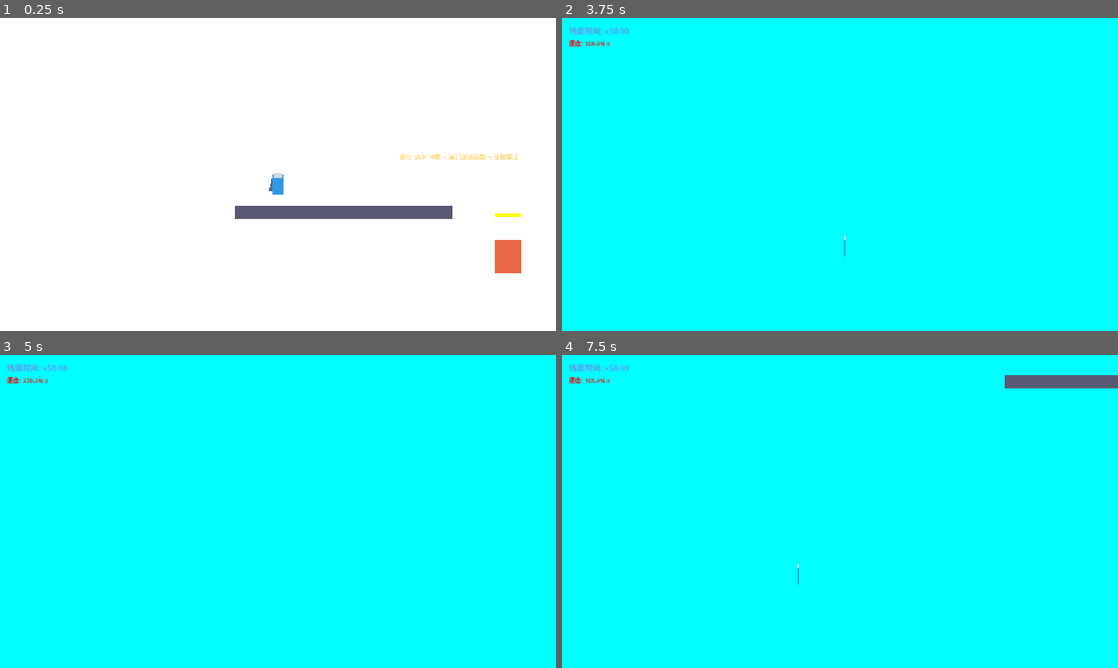
Above: before the commit, frames 1-4 (two rows, left to right).
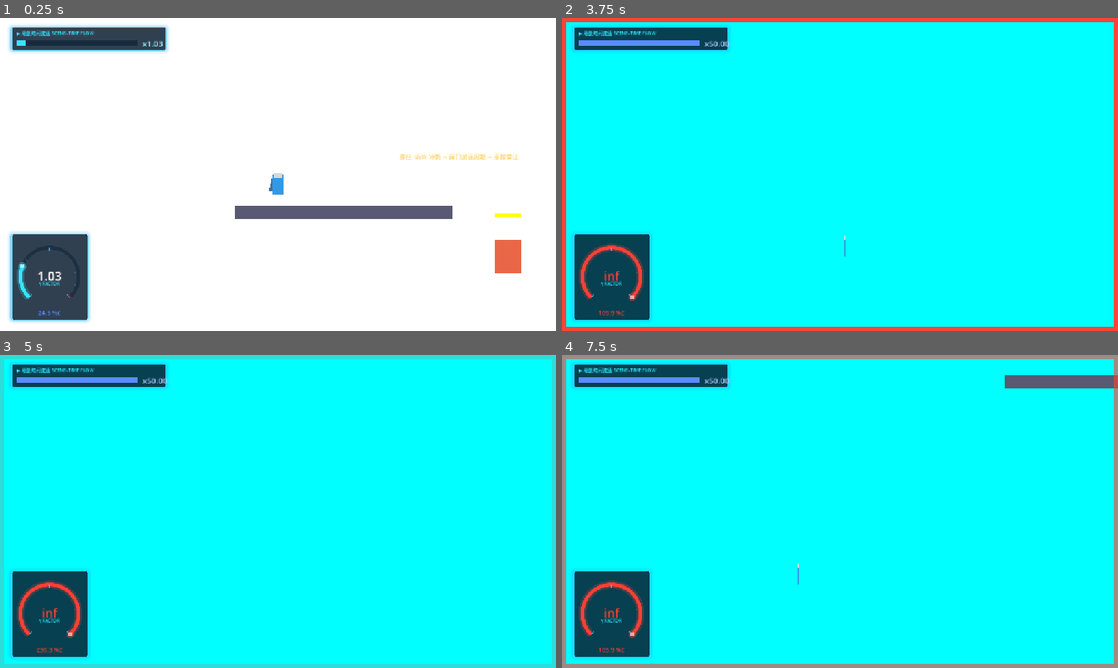
Above: after the commit, the same moments.

Repository: moss-550-w/Relativity-Puzzle
Game: Godot game, scene res://scenes/world_1_lorentz/level_1_1.tscn
The game is run twice, just before and just after one commit, with the same random seed, the same clock (stepped at 60 frames per second) and the same inputs.
Inputs:
- Up to frame 1 (0.25 s): no input
- Up to frame 2 (3.75 s): hold Shift (sprint) 0.53-1.28 s; hold D (move_right) 0.53-2.03 s; tap Space (jump) at 0.77, 1.52, 3.02 s; tap Shift (sprint) at 1.35, 2.85 s; hold A (move_left) 2.03-2.78 s; hold Shift (sprint) 2.03-2.78 s; hold D (move_right) from 2.78 s (still down); hold Shift (sprint) from 3.53 s (still down)
- Up to frame 3 (5 s): tap Space (jump) at 3.77, 4.52 s; tap Enter at 4.25 s; release D (move_right) at 4.28 s; release Shift (sprint) at 4.28 s; hold A (move_left) from 4.28 s (still down); tap Shift (sprint) at 4.35 s
- Up to frame 4 (7.5 s): release A (move_left) at 5.03 s; hold D (move_right) 5.03-5.78 s; hold Shift (sprint) 5.03-5.78 s; tap R (reset_puzzle) at 5.75 s; hold A (move_left) 5.78-7.28 s; tap Shift (sprint) at 5.85, 7.35 s; tap Space (jump) at 6.02, 6.77 s; hold Shift (sprint) 6.53-7.28 s; hold D (move_right) from 7.28 s (still down)

The runs differ from the first frame. In frame 1, 6.8% of the frame differs, in the area x 1-31%, y 2-98%; in frame 2, 10%, in the area x 0-100%, y 0-100%; in frame 3, 10%; in frame 4, 10%.

Commit message:
refactor(ui): 重构HUD系统，拆分仪表组件并全面重写UI布局
- 新增hud_gauge自定义环形速度仪表组件
- 重写relative_clock的UI构建逻辑，模块化拆分各UI元素
- 移除level_1_1中内嵌的旧HUD代码，复用新HUD组件
- 添加时间流速条、警告脉冲边框、美化的Toast提示

Diff:
--- a/scenes/world_1_lorentz/level_1_1.gd
+++ b/scenes/world_1_lorentz/level_1_1.gd
@@ -49,49 +49,6 @@
 	hud.name = "HUD"
 	hud.layer = 10
 	hud.set_script(script)
-
-	var vbox := VBoxContainer.new()
-	vbox.name = "VBox"
-	vbox.anchor_right = 1.0
-	vbox.offset_left = 16.0
-	vbox.offset_top = 16.0
-	vbox.offset_right = -800.0
-	vbox.offset_bottom = 86.0
-
-	var scale_label := Label.new()
-	scale_label.name = "ScaleLabel"
-	scale_label.text = "场景时间: x1.00"
-	scale_label.add_theme_font_size_override("font_size", 18)
-	vbox.add_child(scale_label)
-
-	var speed_label := Label.new()
-	speed_label.name = "SpeedLabel"
-	speed_label.text = "速度: 0.0% c"
-	speed_label.add_theme_font_size_override("font_size", 14)
-	vbox.add_child(speed_label)
-	hud.add_child(vbox)
-
-	var toast := Label.new()
-	toast.name = "ToastLabel"
-	toast.visible = false
-	toast.anchor_bottom = 1.0
-	toast.anchor_right = 1.0
-	toast.offset_left = 40.0
-	toast.offset_top = -120.0
-	toast.offset_right = -40.0
-	toast.offset_bottom = -80.0
-	toast.horizontal_alignment = HORIZONTAL_ALIGNMENT_CENTER
-	toast.vertical_alignment = VERTICAL_ALIGNMENT_CENTER
-	toast.add_theme_font_size_override("font_size", 22)
-	hud.add_child(toast)
-
-	var toast_timer := Timer.new()
-	toast_timer.name = "ToastTimer"
-	toast_timer.one_shot = true
-	toast_timer.wait_time = 3.0
-	hud.add_child(toast_timer)
-	if not toast_timer.timeout.is_connected(hud._on_toast_timer_timeout):
-		toast_timer.timeout.connect(hud._on_toast_timer_timeout)
 	add_child(hud)
 
 
--- /dev/null
+++ b/scripts/ui/hud_gauge.gd
@@ -0,0 +1,51 @@
+extends Control
+## 科幻环形仪表 — 显示速度占光速比例 (0 → c)
+## 自定义绘制：背景轨道 + 辉光填充弧 + 刻度 + 红线警示段
+
+
+var ratio: float = 0.0          # 填充比例 [0,1]（speed / c）
+var glow_color: Color = Color(0.2, 0.9, 1.0)
+var redline_ratio: float = 0.99 # 红线位置（占满比例）
+
+const START_ANGLE := 0.75 * PI  # 起始角（左下）
+const END_ANGLE := 2.25 * PI    # 结束角（右下），共 270°
+const ARC_WIDTH := 7.0
+
+
+func set_values(r: float, glow: Color) -> void:
+	ratio = clampf(r, 0.0, 1.0)
+	glow_color = glow
+	queue_redraw()
+
+
+func _draw() -> void:
+	var center := size / 2.0
+	var radius := minf(size.x, size.y) / 2.0 - 8.0
+	var span := END_ANGLE - START_ANGLE
+
+	# --- 背景轨道 ---
+	draw_arc(center, radius, START_ANGLE, END_ANGLE, 96, Color(0.08, 0.16, 0.24, 0.7), ARC_WIDTH, true)
+
+	# --- 红线警示段（末端 1% 标红底）---
+	var rl_start := START_ANGLE + span * redline_ratio
+	draw_arc(center, radius, rl_start, END_ANGLE, 12, Color(0.8, 0.1, 0.1, 0.5), ARC_WIDTH, true)
+
+	# --- 填充弧（双层模拟辉光）---
+	if ratio > 0.001:
+		var fill_end := START_ANGLE + span * ratio
+		draw_arc(center, radius, START_ANGLE, fill_end, 96, Color(glow_color.r, glow_color.g, glow_color.b, 0.22), ARC_WIDTH * 2.4, true)
+		draw_arc(center, radius, START_ANGLE, fill_end, 96, glow_color, ARC_WIDTH, true)
+		# 端点亮点
+		var tip := center + Vector2(cos(fill_end), sin(fill_end)) * radius
+		draw_circle(tip, 5.0, Color(1, 1, 1, 0.9))
+		draw_circle(tip, 9.0, Color(glow_color.r, glow_color.g, glow_color.b, 0.4))
+
+	# --- 刻度 ---
+	var ticks := 10
+	for i in ticks + 1:
+		var a := START_ANGLE + span * (float(i) / ticks)
+		var outer := center + Vector2(cos(a), sin(a)) * radius
+		var inner := center + Vector2(cos(a), sin(a)) * (radius - 9.0)
+		var major := (i % 5 == 0)
+		var col := Color(0.4, 0.8, 1.0, 0.6) if major else Color(0.3, 0.55, 0.7, 0.4)
+		draw_line(inner, outer, col, 2.0 if major else 1.0)
--- a/scripts/ui/relative_clock.gd
+++ b/scripts/ui/relative_clock.gd
@@ -1,63 +1,285 @@
 extends CanvasLayer
-## 相对时钟 HUD — 显示场景时间流速倍数与玩家当前速度百分比
+## 科幻风格 HUD
+## 左下：环形速度仪表（speed/c）+ 中心 γ 时间倍率读数
+## 顶部：场景时间流速条
+## 解锁 toast：辉光弹出
+
 
 const Player = preload("res://scripts/player/player.gd")
 const SpeedTimeCoupling = preload("res://scripts/mechanics/speed_time_coupling.gd")
-
-
-var _scale_label: Label
-var _speed_label: Label
+const HudGauge = preload("res://scripts/ui/hud_gauge.gd")
+
+# 配色
+const C_CYAN := Color(0.2, 0.9, 1.0)
+const C_BLUE := Color(0.35, 0.55, 1.0)
+const C_RED := Color(1.0, 0.25, 0.2)
+const C_PANEL_BG := Color(0.03, 0.07, 0.12, 0.78)
+const C_PANEL_EDGE := Color(0.2, 0.8, 1.0, 0.55)
+
+# 节点引用
+var _gauge: Control
+var _gamma_label: Label          # 仪表中心 γ 时间倍率
+var _speed_value: Label          # 仪表下方 % c
+var _scale_bar_fill: ColorRect   # 顶部时间流速条填充
+var _scale_bar_label: Label
+var _warn_panel: Panel           # 红线警告覆盖边框
+var _toast_panel: Panel
 var _toast_label: Label
 var _toast_timer: Timer
 
+var _warn_pulse: float = 0.0
+
 
 func _ready() -> void:
-	_scale_label = get_node("VBox/ScaleLabel") as Label
-	_speed_label = get_node("VBox/SpeedLabel") as Label
-	_toast_label = get_node("ToastLabel") as Label
-	_toast_timer = get_node("ToastTimer") as Timer
-
+	_build_ui()
 	TimeManager.scene_time_scale_changed.connect(_on_scale_changed)
 	CodexManager.entry_unlocked.connect(_on_entry_unlocked)
-	_update_display(TimeManager.scene_time_scale)
-	_toast_label.hide()
-
-
-func _process(_delta: float) -> void:
+	_on_scale_changed(TimeManager.scene_time_scale)
+
+
+# ============================================================
+# UI 构建
+# ============================================================
+
+func _build_ui() -> void:
+	var root := Control.new()
+	root.name = "Root"
+	root.set_anchors_preset(Control.PRESET_FULL_RECT)
+	root.mouse_filter = Control.MOUSE_FILTER_IGNORE
+	add_child(root)
+
+	_build_top_bar(root)
+	_build_gauge_panel(root)
+	_build_warn_overlay(root)
+	_build_toast(root)
+
+
+## 顶部场景时间流速条
+func _build_top_bar(root: Control) -> void:
+	var panel := _make_panel(Vector2(360, 56))
+	panel.position = Vector2(24, 20)
+	root.add_child(panel)
+
+	var title := Label.new()
+	title.text = "▶ 场景时间流速 SCENE-TIME FLOW"
+	title.position = Vector2(14, 6)
+	title.add_theme_font_size_override("font_size", 11)
+	title.add_theme_color_override("font_color", C_CYAN)
+	panel.add_child(title)
+
+	# 进度条背景
+	var bar_bg := ColorRect.new()
+	bar_bg.position = Vector2(14, 30)
+	bar_bg.size = Vector2(280, 14)
+	bar_bg.color = Color(0.08, 0.16, 0.24, 0.9)
+	panel.add_child(bar_bg)
+
+	_scale_bar_fill = ColorRect.new()
+	_scale_bar_fill.position = Vector2(14, 30)
+	_scale_bar_fill.size = Vector2(20, 14)
+	_scale_bar_fill.color = C_CYAN
+	panel.add_child(_scale_bar_fill)
+
+	_scale_bar_label = Label.new()
+	_scale_bar_label.text = "x1.00"
+	_scale_bar_label.position = Vector2(304, 26)
+	_scale_bar_label.add_theme_font_size_override("font_size", 18)
+	_scale_bar_label.add_theme_color_override("font_color", Color.WHITE)
+	panel.add_child(_scale_bar_label)
+
+
+## 左下环形速度仪表
+func _build_gauge_panel(root: Control) -> void:
+	var panel := _make_panel(Vector2(180, 200))
+	# 显式锚定左下角（避免 preset 重置 offset 导致塌缩）
+	panel.anchor_left = 0.0
+	panel.anchor_right = 0.0
+	panel.anchor_top = 1.0
+	panel.anchor_bottom = 1.0
+	panel.offset_left = 24.0
+	panel.offset_right = 204.0
+	panel.offset_top = -224.0
+	panel.offset_bottom = -24.0
+	root.add_child(panel)
+
+	_gauge = Control.new()
+	_gauge.set_script(HudGauge)
+	_gauge.position = Vector2(15, 24)
+	_gauge.size = Vector2(150, 150)
+	panel.add_child(_gauge)
+
+	# 中心 γ 时间倍率
+	_gamma_label = Label.new()
+	_gamma_label.text = "1.00"
+	_gamma_label.position = Vector2(15, 78)
+	_gamma_label.size = Vector2(150, 30)
+	_gamma_label.horizontal_alignment = HORIZONTAL_ALIGNMENT_CENTER
+	_gamma_label.add_theme_font_size_override("font_size", 28)
+	_gamma_label.add_theme_color_override("font_color", Color.WHITE)
+	panel.add_child(_gamma_label)
+
+	var gamma_tag := Label.new()
+	gamma_tag.text = "γ FACTOR"
+	gamma_tag.position = Vector2(15, 108)
+	gamma_tag.size = Vector2(150, 16)
+	gamma_tag.horizontal_alignment = HORIZONTAL_ALIGNMENT_CENTER
+	gamma_tag.add_theme_font_size_override("font_size", 10)
+	gamma_tag.add_theme_color_override("font_color", C_CYAN)
+	panel.add_child(gamma_tag)
+
+	# 底部速度 %c
+	_speed_value = Label.new()
+	_speed_value.text = "0.0 %c"
+	_speed_value.position = Vector2(15, 172)
+	_speed_value.size = Vector2(150, 20)
+	_speed_value.horizontal_alignment = HORIZONTAL_ALIGNMENT_CENTER
+	_speed_value.add_theme_font_size_override("font_size", 14)
+	_speed_value.add_theme_color_override("font_color", C_BLUE)
+	panel.add_child(_speed_value)
+
+
+## 红线警告全屏边框
+func _build_warn_overlay(root: Control) -> void:
+	_warn_panel = Panel.new()
+	_warn_panel.set_anchors_preset(Control.PRESET_FULL_RECT)
+	_warn_panel.mouse_filter = Control.MOUSE_FILTER_IGNORE
+	var sb := StyleBoxFlat.new()
+	sb.bg_color = Color(0, 0, 0, 0)
+	sb.border_color = C_RED
+	sb.set_border_width_all(0)
+	sb.set_corner_radius_all(0)
+	_warn_panel.add_theme_stylebox_override("panel", sb)
+	_warn_panel.visible = false
+	root.add_child(_warn_panel)
+
+
+## 解锁 toast
+func _build_toast(root: Control) -> void:
+	_toast_panel = _make_panel(Vector2(520, 64))
+	# 显式锚定底部居中
+	_toast_panel.anchor_left = 0.5
+	_toast_panel.anchor_right = 0.5
+	_toast_panel.anchor_top = 1.0
+	_toast_panel.anchor_bottom = 1.0
+	_toast_panel.offset_left = -260.0
+	_toast_panel.offset_right = 260.0
+	_toast_panel.offset_top = -224.0
+	_toast_panel.offset_bottom = -160.0
+	_toast_panel.visible = false
+	root.add_child(_toast_panel)
+
+	var icon := Label.new()
+	icon.text = "◆"
+	icon.position = Vector2(18, 16)
+	icon.add_theme_font_size_override("font_size", 28)
+	icon.add_theme_color_override("font_color", Color(1, 0.85, 0.3))
+	_toast_panel.add_child(icon)
+
+	_toast_label = Label.new()
+	_toast_label.text = ""
+	_toast_label.position = Vector2(56, 8)
+	_toast_label.size = Vector2(450, 48)
+	_toast_label.vertical_alignment = VERTICAL_ALIGNMENT_CENTER
+	_toast_label.add_theme_font_size_override("font_size", 20)
+	_toast_label.add_theme_color_override("font_color", Color(1, 0.95, 0.7))
+	_toast_panel.add_child(_toast_label)
+
+	_toast_timer = Timer.new()
+	_toast_timer.one_shot = true
+	_toast_timer.wait_time = 3.5
+	_toast_timer.timeout.connect(_on_toast_timer_timeout)
+	add_child(_toast_timer)
+
+
+## 通用辉光面板工厂
+func _make_panel(panel_size: Vector2) -> Panel:
+	var p := Panel.new()
+	p.size = panel_size
+	p.mouse_filter = Control.MOUSE_FILTER_IGNORE
+	var sb := StyleBoxFlat.new()
+	sb.bg_color = C_PANEL_BG
+	sb.border_color = C_PANEL_EDGE
+	sb.set_border_width_all(2)
+	sb.set_corner_radius_all(6)
+	# 左上角强调
+	sb.border_width_left = 4
+	sb.shadow_color = Color(0.1, 0.6, 1.0, 0.25)
+	sb.shadow_size = 8
+	p.add_theme_stylebox_override("panel", sb)
+	return p
+
+
+# ============================================================
+# 每帧更新
+# ============================================================
+
+func _process(delta: float) -> void:
 	var player := get_tree().get_first_node_in_group("player") as Player
 	var speed: float = player.velocity.length() if player else 0.0
-	var percent: float = (speed / SpeedTimeCoupling.LIGHT_SPEED) * 100.0
-	_speed_label.text = "速度: %.1f%% c" % percent
-
-	if SpeedTimeCoupling.get_redline_ratio(speed) > 0.5:
-		_speed_label.add_theme_color_override("font_color", Color.RED)
+	var c_ratio: float = speed / SpeedTimeCoupling.LIGHT_SPEED
+	var rr: float = SpeedTimeCoupling.get_redline_ratio(speed)
+
+	# 仪表颜色：常态青，临红线渐变红
+	var gauge_col := C_CYAN.lerp(C_RED, rr)
+	if _gauge and _gauge.has_method("set_values"):
+		_gauge.set_values(c_ratio, gauge_col)
+
+	_speed_value.text = "%.1f %%c" % (c_ratio * 100.0)
+	_speed_value.add_theme_color_override("font_color", C_BLUE.lerp(C_RED, rr))
+
+	# γ 因子
+	var gamma := TimeManager.player_lorentz_factor
+	_gamma_label.text = "%.2f" % gamma
+	_gamma_label.add_theme_color_override("font_color", Color.WHITE.lerp(C_RED, rr))
+
+	# 红线警告边框脉冲
+	if rr > 0.3:
+		_warn_panel.visible = true
+		_warn_pulse += delta * 8.0
+		var alpha := (sin(_warn_pulse) * 0.5 + 0.5) * rr
+		var sb := _warn_panel.get_theme_stylebox("panel") as StyleBoxFlat
+		if sb:
+			sb.set_border_width_all(int(lerpf(2.0, 10.0, rr)))
+			sb.border_color = Color(C_RED.r, C_RED.g, C_RED.b, alpha)
 	else:
-		_speed_label.remove_theme_color_override("font_color")
-
+		_warn_panel.visible = false
+		_warn_pulse = 0.0
+
+
+# ============================================================
+# 信号回调
+# ============================================================
 
 func _on_scale_changed(new_scale: float) -> void:
-	_update_display(new_scale)
-
-
-func _on_entry_unlocked(_entry_id: String, entry_data: Dictionary) -> void:
-	_show_toast("图鉴解锁: " + entry_data.get("name", _entry_id))
-
-
-func _update_display(scale: float) -> void:
-	_scale_label.text = "场景时间: x%.2f" % scale
-	if scale > 2.0:
-		_scale_label.add_theme_color_override("font_color", Color.CORNFLOWER_BLUE)
-	elif scale > 1.05:
-		_scale_label.add_theme_color_override("font_color", Color.CYAN)
-	else:
-		_scale_label.remove_theme_color_override("font_color")
+	# 顶部时间流速条：x1 → x10 映射满条 280px
+	var t := clampf((new_scale - 1.0) / 9.0, 0.0, 1.0)
+	_scale_bar_fill.size.x = lerpf(20.0, 280.0, t)
+	_scale_bar_label.text = "x%.2f" % new_scale
+
+	var col := C_CYAN
+	if new_scale > 3.0:
+		col = C_BLUE
+	elif new_scale > 1.5:
+		col = C_CYAN.lerp(C_BLUE, 0.5)
+	_scale_bar_fill.color = col
+	_scale_bar_label.add_theme_color_override("font_color", col.lerp(Color.WHITE, 0.5))
+
+
+func _on_entry_unlocked(entry_id: String, entry_data: Dictionary) -> void:
+	_show_toast("图鉴解锁  " + entry_data.get("name", entry_id))
 
 
 func _show_toast(msg: String) -> void:
 	_toast_label.text = msg
-	_toast_label.show()
+	_toast_panel.visible = true
+	_toast_panel.modulate = Color(1, 1, 1, 0)
+	# 淡入
+	var tw := create_tween()
+	tw.tween_property(_toast_panel, "modulate", Color.WHITE, 0.3)
 	_toast_timer.start()
 
 
 func _on_toast_timer_timeout() -> void:
-	_toast_label.hide()
+	var tw := create_tween()
+	tw.tween_property(_toast_panel, "modulate", Color(1, 1, 1, 0), 0.5)
+	tw.tween_callback(func(): _toast_panel.visible = false)
Not shown, added: scripts/ui/hud_gauge.gd.uid
